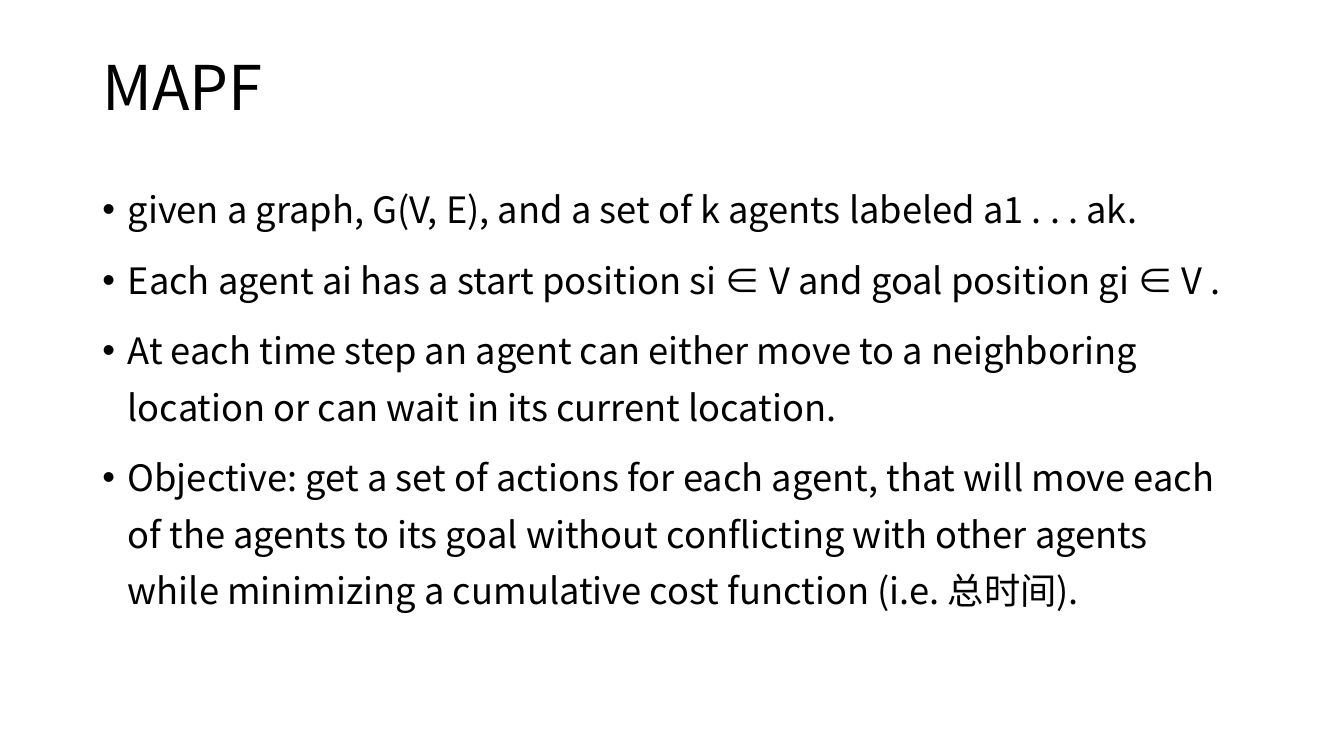
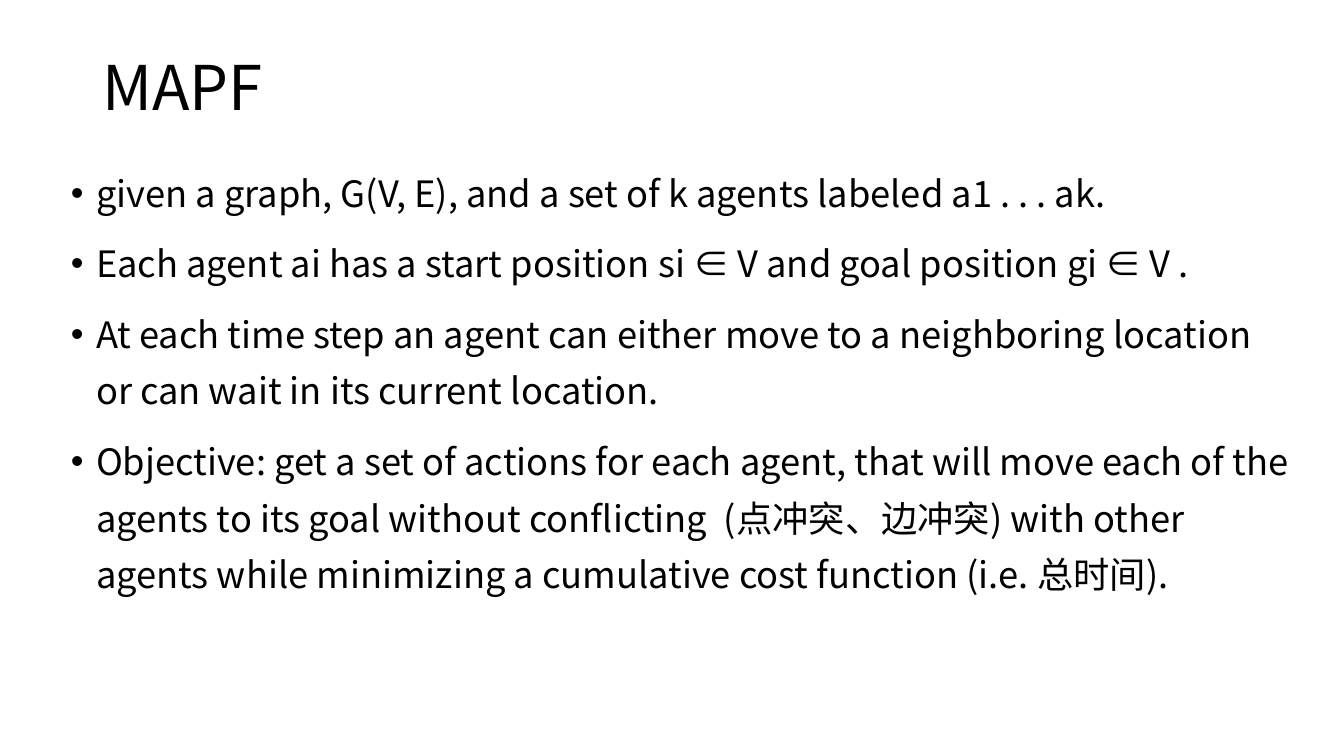
Before and after one commit to ssfc/npbenchmark, a slide deck: slide 2 of npbenchmark-main/MAPF/CBS.pptx. Drawn at 1344x756 pixels with LibreOffice and Linux fonts; fonts in the diff are those of the drawing. Boxes give left, top, right and bottom in pixels: in the first picture for what was removed or moved away, otherwise in the second. Text is boxed around its words. In the diff, an @@ line names an element or a change of style, - is before the commit and + after.

```diff
--- a/npbenchmark-main/MAPF/CBS.pptx
+++ b/npbenchmark-main/MAPF/CBS.pptx
@@ text "given a graph, G(V, E), ..." moved from (x1=128, y1=193, x2=1214, y2=613) to (x1=96, y1=177, x2=1289, y2=597) @@
@@ text at (x1=96, y1=445, x2=1289, y2=597): text changed @@
-• Objective: get a set of actions for each agent, that will move each of the agents to its goal without conflicting with other agents while minimizing a cumulative cost function (i.e. 总时间).
+• Objective: get a set of actions for each agent, that will move each of the agents to its goal without conflicting (点冲突、边冲突) with other agents while minimizing a cumulative cost function (i.e. 总时间).
```
Also in this commit, not shown: 2 slides added, 1 slide removed, 26 other files.
